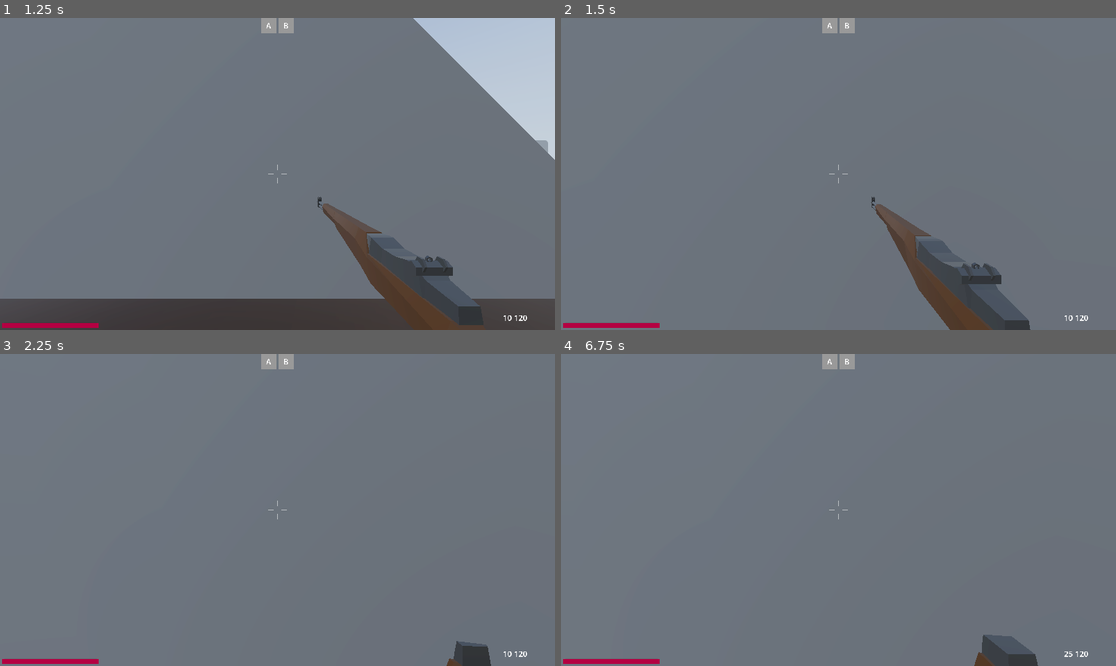
Above: before the commit, frames 1-4 (two rows, left to right).
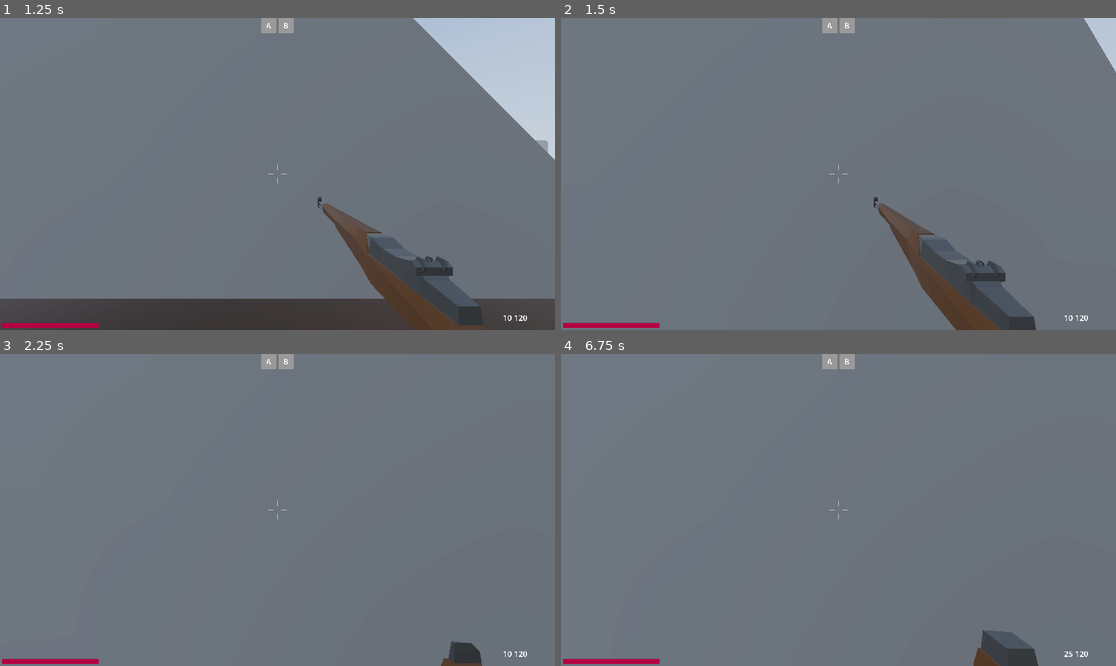
Above: after the commit, the same moments.

Repository: mcmacska/Fields-of-Smoke
Game: Godot game, scene res://scenes/screens/main_menu.tscn
The game is run twice, just before and just after one commit, with the same random seed, the same clock (stepped at 60 frames per second) and the same inputs. A sky picture missing from this copy of the repository is replaced by a grey-blue gradient.
Inputs (mouse positions are in pixels of both pictures, inside the frame that each line leads up to):
- Up to frame 1 (1.25 s): click "Play game" at 0.5 s
- Up to frame 2 (1.5 s): tap Enter at 1.25 s; move the mouse to (866, 174) at 1.27 s; hold Up (forward) from 1.28 s (still down); right-click (866, 174) at 1.35 s
- Up to frame 3 (2.25 s): keep holding Up (forward); tap Space (jump) at 1.52 s; move the mouse to (249, 510) at 2.02 s; right-click (249, 510) at 2.1 s
- Up to frame 4 (6.75 s): tap Space (jump) at 2.27, 2.75, 3.77, 4.52, 5.27 s; move the mouse to (849, 503) at 2.77 s; tap Q (last_slot) at 2.85 s; right-click (849, 503) at 3.05 s; move the mouse to (832, 516) at 3.52 s; tap Shift (run) at 3.6 s; right-click (832, 516) at 3.8 s; move the mouse to (877, 513) at 4.27 s; hold Mouse wheel down (scroll_down) 4.28-5.03 s; right-click (877, 513) at 4.55 s; move the mouse to (794, 506) at 5.02 s; tap Mouse wheel up (scroll_up) at 5.1 s; right-click (794, 506) at 5.3 s; tap Enter at 5.75 s; move the mouse to (844, 510) at 5.77 s; press the mouse at (844, 510) at 5.78 s; right-click (844, 510) at 6.05 s; move the mouse to (816, 503) at 6.52 s; release Up (forward) at 6.53 s; release the mouse at (816, 503) at 6.53 s; hold Right (right) from 6.53 s (still down); right-click (816, 503) at 6.6 s

Frame 1 is identical in both runs. In frame 2, 1.9% of the frame differs, in the area x 55-100%, y 0-100%; in frame 3, 0.3%; in frame 4, 0.3%.

Commit message:
aim tweaks

Diff:
--- a/Fields_of_Smoke/scripts/characters/player.gd
+++ b/Fields_of_Smoke/scripts/characters/player.gd
@@ -41,6 +41,7 @@
 var current_weapon_index := 0
 var last_weapon_index := 0
 var current_weapon: Node = null
+var ads: bool = false
 @onready var weapon_holder: Node3D = $WeaponHolder
 signal ammo_changed(current, max)
 signal aim_changed(is_ads)
@@ -48,7 +49,7 @@
 
 # camera movement effects
 const BOB_FREQ: float = 1.5
-const BOB_AMP: float = 0.02
+var BOB_AMP: float = 0.02
 var bob_time: float = 0.0
 var camera_origin: Vector3 = Vector3.ZERO
 var horizontal_speed: float = 0.0
@@ -106,11 +107,15 @@
 	# aim down sight
 	var target = current_weapon.hip_position
 	if Input.is_action_just_pressed("ADS"):
-		current_weapon.is_ads = true
-		aim_changed.emit(true)
+		ads = true
+		current_weapon.is_ads = ads
+		weapon_holder.is_ads = ads
+		aim_changed.emit(ads)
 	if Input.is_action_just_released("ADS"):
-		current_weapon.is_ads = false
-		aim_changed.emit(false)
+		ads = false
+		current_weapon.is_ads = ads
+		weapon_holder.is_ads = ads
+		aim_changed.emit(ads)
 	# switch last item in inventory
 	#if Input.is_action_just_released("last_slot") && last_weapon_index != current_weapon_index:
 		#equip_weapon(last_weapon_index)
@@ -175,9 +180,13 @@
 
 	direction = (right * input_dir.x + forward * input_dir.y).normalized()
 
+	var ads_multiplier = 1
+	if ads:
+		ads_multiplier = 0.5
+
 	if is_on_floor():
-		velocity.x = lerp(velocity.x, direction.x * BASE_SPEED * internal_speed_changer * speed_changer, xlr8)
-		velocity.z = lerp(velocity.z, direction.z * BASE_SPEED * internal_speed_changer * speed_changer, xlr8)
+		velocity.x = lerp(velocity.x, direction.x * BASE_SPEED * internal_speed_changer * speed_changer * ads_multiplier, xlr8)
+		velocity.z = lerp(velocity.z, direction.z * BASE_SPEED * internal_speed_changer * speed_changer * ads_multiplier, xlr8)
 	else:
 		velocity.x = direction.x * BASE_SPEED * speed_changer
 		velocity.z = direction.z * BASE_SPEED * speed_changer
@@ -276,6 +285,10 @@
 	else:
 		bob_time = 0.0
 
+	if ads:
+		BOB_AMP = 0.002
+	else:
+		BOB_AMP = 0.02
 	# generate the actual bobbing motion
 	if moving_on_floor:
 		target_offset.y = sin(bob_phase) * BOB_AMP
--- a/Fields_of_Smoke/scripts/characters/weapon_holder.gd
+++ b/Fields_of_Smoke/scripts/characters/weapon_holder.gd
@@ -2,6 +2,7 @@
 
 @export var camera_p: Node3D
 @export var player: CharacterBody3D
+@export var is_ads: float
 var lerpy: float = 0.2
 
 func _process(_delta: float) -> void:
@@ -9,7 +10,10 @@
 		return
 	global_position = player.global_position
 
-	rotation.x = lerp(rotation.x, camera_p.rotation.x, lerpy)
-
-	var target_rotation_y = player.global_rotation.y
-	global_rotation.y = lerp_angle(global_rotation.y, target_rotation_y, lerpy)
+	if is_ads:
+		rotation.x = camera_p.rotation.x
+		global_rotation.y = player.global_rotation.y
+	else:
+		rotation.x = lerp(rotation.x, camera_p.rotation.x, lerpy)
+		var target_rotation_y = player.global_rotation.y
+		global_rotation.y = lerp_angle(global_rotation.y, target_rotation_y, lerpy)
